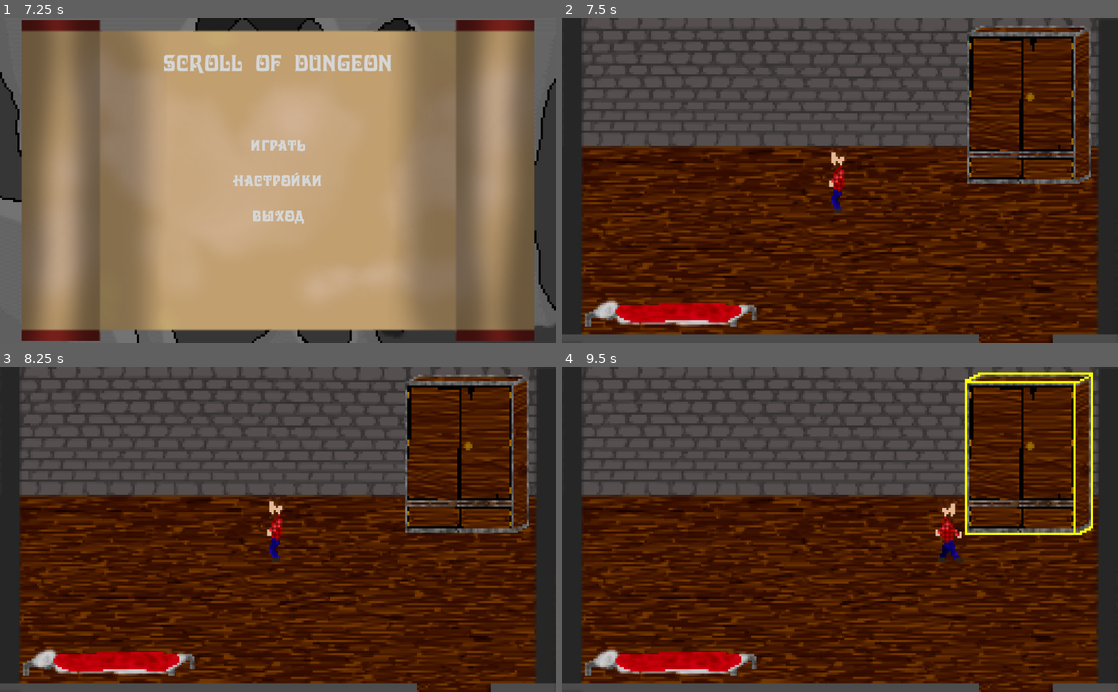
Above: before the commit, frames 1-4 (two rows, left to right).
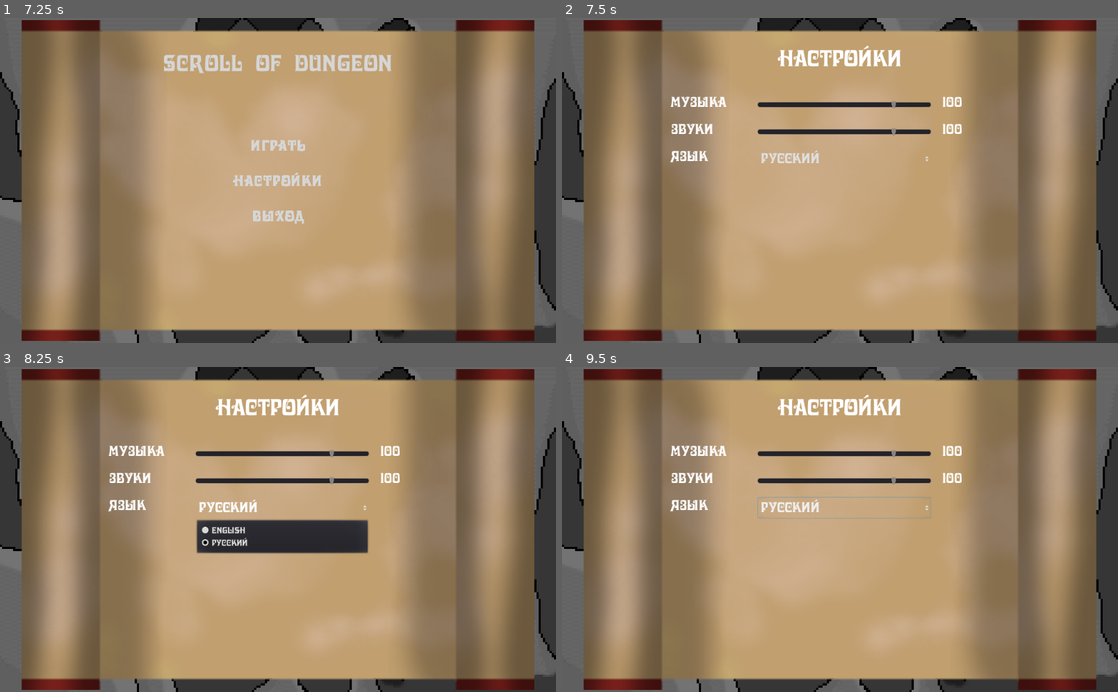
Above: after the commit, the same moments.

Repository: Befrimon/Scroll_of_Dungeon
Game: Godot game, scene res://scenes/Menu.tscn
The game is run twice, just before and just after one commit, with the same random seed, the same clock (stepped at 60 frames per second) and the same inputs.
Inputs (mouse positions are in pixels of both pictures, inside the frame that each line leads up to):
- Up to frame 1 (7.25 s): tap Enter at 0.5, 2, 3.5 s; move the mouse to (400, 164) at 0.52 s; hold D (right) 0.53-1.28 s; click (400, 164) at 0.67 s; tap Space at 1.25, 2.75, 4.25 s; move the mouse to (166, 196) at 1.27 s; hold S (down) 1.28-2.03 s; click (166, 196) at 1.42 s; move the mouse to (333, 109) at 2.02 s; hold D (right) 2.03-2.78 s; click (333, 109) at 2.17 s; move the mouse to (250, 245) at 2.77 s; hold W (up) 2.78-3.53 s; click (250, 245) at 2.92 s; move the mouse to (444, 229) at 3.52 s; hold A (left) 3.53-5.03 s; click (444, 229) at 3.67 s; move the mouse to (111, 131) at 4.27 s; click (111, 131) at 4.42 s; move the mouse to (305, 180) at 5.02 s; hold S (down) 5.03-5.78 s; click (305, 180) at 5.17 s; move the mouse to (194, 99) at 5.77 s; hold D (right) 5.78-6.53 s; click (194, 99) at 5.92 s; move the mouse to (400, 164) at 6.52 s; hold W (up) from 6.53 s (still down); click (400, 164) at 6.67 s
- Up to frame 2 (7.5 s): release W (up) at 7.25 s; click "Настройки" at 7.25 s
- Up to frame 3 (8.25 s): click (283, 506) at 8 s, where only the run after the commit has a clickable "Русский"
- Up to frame 4 (9.5 s): move the mouse to (728, 545) at 8.77 s; hold D (right) from 8.78 s (still down); click (728, 545) at 8.92 s

Frame 1 is identical in both runs. In frame 2, 94% of the frame differs, in the area x 0-100%, y 0-100%; in frame 3, 94%; in frame 4, 94%.

Commit message:
Update files Better languages load Add settings menu and sprites for it Update player functions Change .gitignore

Diff:
--- a/languages/eng.json
+++ b/languages/eng.json
@@ -1,8 +1,18 @@
 {
   "title": "English",
   "menu": {
-    "play": "Play",
-    "sett": "Settings",
-    "exit": "Exit"
+	"buttons": {
+	  "play": "Play",
+	  "sett": "Settings",
+	  "exit": "Exit"
+	}
+  },
+  "settings": {
+	"title": "Settings",
+	"labels": {
+	  "Music": "Music",
+	  "Sound": "Sounds",
+	  "Lang": "Language"
+	}
   }
 }
--- a/languages/rus.json
+++ b/languages/rus.json
@@ -1,8 +1,18 @@
 {
   "title": "Русский",
   "menu": {
-    "play": "Играть",
-    "sett": "Настройки",
-    "exit": "Выход"
+	"buttons": {
+	  "play": "Играть",
+	  "sett": "Настройки",
+	  "exit": "Выход"
+	}
+  },
+  "settings": {
+	"title": "Настройки",
+	"labels": {
+	  "Music": "Музыка",
+	  "Sound": "Звуки",
+	  "Lang": "Язык"
+	}
   }
 }
--- a/project.godot
+++ b/project.godot
@@ -100,7 +100,13 @@
 }
 open_inventory={
 "deadzone": 0.5,
-"events": [  ]
+"events": [ Object(InputEventKey,"resource_local_to_scene":false,"resource_name":"","device":0,"alt":false,"shift":false,"control":false,"meta":false,"command":false,"pressed":false,"scancode":69,"physical_scancode":0,"unicode":0,"echo":false,"script":null)
+ ]
+}
+interaction={
+"deadzone": 0.5,
+"events": [ Object(InputEventKey,"resource_local_to_scene":false,"resource_name":"","device":0,"alt":false,"shift":false,"control":false,"meta":false,"command":false,"pressed":false,"scancode":81,"physical_scancode":0,"unicode":0,"echo":false,"script":null)
+ ]
 }
 
 [physics]
--- a/scenes/Menu.tscn
+++ b/scenes/Menu.tscn
@@ -21,9 +21,6 @@
 custom_fonts/font = SubResource( 1 )
 text = "SCROLL OF DUNGEON"
 align = 1
-__meta__ = {
-"_edit_use_anchors_": false
-}
 
 [node name="Menu" type="Sprite" parent="."]
 position = Vector2( 512, 300 )
--- /dev/null
+++ b/scenes/Settings.tscn
@@ -0,0 +1,134 @@
+[gd_scene load_steps=14 format=2]
+
+[ext_resource path="res://images/backgrounds/menu.png" type="Texture" id=1]
+[ext_resource path="res://images/scroll/scroll_open_1.png" type="Texture" id=2]
+[ext_resource path="res://fonts/default.ttf" type="DynamicFontData" id=3]
+[ext_resource path="res://scripts/ItemBar.gd" type="Script" id=4]
+[ext_resource path="res://scripts/Settings.gd" type="Script" id=5]
+
+[sub_resource type="DynamicFont" id=1]
+size = 42
+font_data = ExtResource( 3 )
+
+[sub_resource type="DynamicFont" id=2]
+size = 26
+font_data = ExtResource( 3 )
+
+[sub_resource type="DynamicFont" id=7]
+size = 26
+font_data = ExtResource( 3 )
+
+[sub_resource type="DynamicFont" id=8]
+size = 26
+font_data = ExtResource( 3 )
+
+[sub_resource type="DynamicFont" id=3]
+size = 26
+font_data = ExtResource( 3 )
+
+[sub_resource type="DynamicFont" id=5]
+font_data = ExtResource( 3 )
+
+[sub_resource type="Theme" id=6]
+default_font = SubResource( 5 )
+
+[sub_resource type="DynamicFont" id=4]
+size = 26
+font_data = ExtResource( 3 )
+
+[node name="Settings" type="Control"]
+anchor_right = 1.0
+anchor_bottom = 1.0
+script = ExtResource( 5 )
+
+[node name="BackgroundItems" type="Node2D" parent="."]
+
+[node name="Cave" type="Sprite" parent="BackgroundItems"]
+position = Vector2( 512, 300 )
+texture = ExtResource( 1 )
+
+[node name="Scroll" type="Sprite" parent="BackgroundItems"]
+position = Vector2( 512, 300 )
+scale = Vector2( 4, 4 )
+texture = ExtResource( 2 )
+
+[node name="Title" type="Label" parent="BackgroundItems"]
+margin_top = 25.0
+margin_right = 1024.0
+margin_bottom = 125.0
+custom_fonts/font = SubResource( 1 )
+text = "Settings"
+align = 1
+valign = 1
+
+[node name="MusicEdit" type="Control" parent="."]
+margin_left = 200.0
+margin_top = 140.0
+margin_right = 240.0
+margin_bottom = 180.0
+
+[node name="Label" type="Label" parent="MusicEdit"]
+margin_right = 150.0
+margin_bottom = 40.0
+custom_fonts/font = SubResource( 2 )
+text = "Music"
+
+[node name="Slider" type="HSlider" parent="MusicEdit"]
+margin_left = 160.0
+margin_right = 480.0
+margin_bottom = 40.0
+
+[node name="Value" type="Label" parent="MusicEdit"]
+margin_left = 500.0
+margin_right = 540.0
+margin_bottom = 40.0
+custom_fonts/font = SubResource( 7 )
+text = "100"
+
+[node name="SoundEdit" type="Control" parent="."]
+margin_left = 200.0
+margin_top = 190.0
+margin_right = 240.0
+margin_bottom = 230.0
+
+[node name="Label" type="Label" parent="SoundEdit"]
+margin_right = 150.0
+margin_bottom = 40.0
+custom_fonts/font = SubResource( 2 )
+text = "Sound"
+
+[node name="Slider" type="HSlider" parent="SoundEdit"]
+margin_left = 160.0
+margin_right = 480.0
+margin_bottom = 40.0
+
+[node name="Value" type="Label" parent="SoundEdit"]
+margin_left = 500.0
+margin_right = 540.0
+margin_bottom = 40.0
+custom_fonts/font = SubResource( 8 )
+text = "100"
+
+[node name="LangEdit" type="Control" parent="."]
+margin_left = 200.0
+margin_top = 240.0
+margin_right = 240.0
+margin_bottom = 280.0
+
+[node name="Label" type="Label" parent="LangEdit"]
+margin_right = 150.0
+margin_bottom = 40.0
+custom_fonts/font = SubResource( 3 )
+text = "Language"
+
+[node name="ItemBar" type="OptionButton" parent="LangEdit"]
+margin_left = 160.0
+margin_right = 480.0
+margin_bottom = 40.0
+theme = SubResource( 6 )
+custom_fonts/font = SubResource( 4 )
+flat = true
+script = ExtResource( 4 )
+
+[connection signal="changed" from="MusicEdit/Slider" to="." method="_on_Music_changed"]
+[connection signal="changed" from="SoundEdit/Slider" to="." method="_on_Sound_changed"]
--- a/scenes/woodman_home.tscn
+++ b/scenes/woodman_home.tscn
@@ -38,6 +38,10 @@
 script = ExtResource( 4 )
 
 [node name="Background" type="Sprite" parent="."]
+position = Vector2( 512, 300 )
+texture = ExtResource( 1 )
+
+[node name="Background2" type="Sprite" parent="."]
 position = Vector2( 512, 300 )
 texture = ExtResource( 1 )
 
--- a/scripts/Button.gd
+++ b/scripts/Button.gd
@@ -4,35 +4,18 @@
 
 
 func generate(path, content, pos, size):
-	self.rect_position.x = pos[0] - size[0]/2
-	self.rect_position.y = pos[1] - size[1]/2
-	self.rect_size.x = size[0]
-	self.rect_size.y = size[1]
-
+	self.rect_position = Vector2(pos[0]-size[0]/2, pos[1]-size[1]/2)
+	self.rect_size = Vector2(size[0], size[1])
 	$TextLab.text = content
-	$TextLab.rect_size.x = size[0]
-	$TextLab.rect_size.y = size[1]
-
-	$image.position.x = size[0]/2
-	$image.position.y = size[1]/2
-	$image.scale.x = 2.25
-	$image.scale.y = 2.25
+	$TextLab.rect_size = Vector2(size[0], size[1])
+	$image.position = Vector2(size[0]/2, size[1]/2)
+	$image.scale = Vector2(2.25, 2.25)
 	$image.texture = load("res://images/buttons/"+path+"/static.png")
-
 	image_path = path
 
-
-func _mouse_entered():
-	$image.texture = load("res://images/buttons/"+image_path+"flow.png")
+func _on_Button_mouse_entered():
+			$image.texture = load("res://images/buttons/"+image_path+"/flow.png")
 
 
-func _input(event):
-	if event is InputEventMouseMotion:
-		var btn_pos = self.rect_position
-		var size = self.rect_size
-		var cur_pos = event.position
-		if btn_pos[0] <= cur_pos[0] and cur_pos[0] <= btn_pos[0]+size[0] and \
-		   btn_pos[1] <= cur_pos[1] and cur_pos[1] <= btn_pos[1]+size[1]:
-			$image.texture = load("res://images/buttons/"+image_path+"/flow.png")
-		else:
+func _on_Button_mouse_exited():
 			$image.texture = load("res://images/buttons/"+image_path+"/static.png")
--- a/scripts/Const.gd
+++ b/scripts/Const.gd
@@ -2,6 +2,8 @@
 
 var PARAMETERS = NAN
 var LANGUAGE = NAN
+var LANG_LIST = []
+var SELECT_LANG = -1
 
 var lamp_count = 0
 
--- a/scripts/Functions.gd
+++ b/scripts/Functions.gd
@@ -2,8 +2,30 @@
 
 
 func _ready():
+	var lang_id = 0
 	Const.PARAMETERS = read_json("res://data/parameters.json")
 	Const.LANGUAGE = read_json("res://languages/"+Const.PARAMETERS["language"]+".json")
+	for file in open_dir("res://languages")["files"]:
+		if file.substr(0, 3) == Const.PARAMETERS["language"]: Const.SELECT_LANG = lang_id
+		lang_id += 1
+		var lang = read_json("res://languages/"+file)
+		Const.LANG_LIST.append(lang["title"])
+
+
+func open_dir(path):
+	var dir = Directory.new()
+	var res = {
+		"dirs": [],
+		"files": []
+	}
+	dir.open(path)
+	dir.list_dir_begin()
+	var file_name = dir.get_next()
+	while file_name != "":
+		if dir.current_is_dir(): res["dirs"].append(file_name)
+		else: res["files"].append(file_name)
+		file_name = dir.get_next()
+	return res
 
 
 func _process(delta):
--- /dev/null
+++ b/scripts/ItemBar.gd
@@ -0,0 +1,7 @@
+extends OptionButton
+
+
+func _ready():
+	for item in range(len(Const.LANG_LIST)):
+		self.add_item(Const.LANG_LIST[item], item)
+	self.selected = Const.SELECT_LANG
--- a/scripts/Menu.gd
+++ b/scripts/Menu.gd
@@ -14,17 +14,20 @@
 	self.move_child($Label, 3)
 	var menu_data = Const.LANGUAGE["menu"]
 	var y_pos = 235
-	for btn in menu_data:
+	for btn in menu_data["buttons"]:
 		var button = load("res://sprites/Button.tscn").instance()
-		button.generate("menu", menu_data[btn], [512, y_pos], [210, 30])
-		button.connect("pressed", self, "to_game")
+		button.generate("menu", menu_data["buttons"][btn], [512, y_pos], [210, 30])
+		button.connect("pressed", self, "to_"+btn)
 		self.add_child(button)
 		y_pos += 65
 
 
-func to_game():
+func to_play():
 	get_tree().change_scene("res://scenes/woodman_home.tscn")
-
+func to_sett():
+	get_tree().change_scene("res://scenes/Settings.tscn")
+func to_exit():
+	get_tree().quit()
 
 func _process(delta):
 	show_timeout -= delta
--- /dev/null
+++ b/scripts/Settings.gd
@@ -0,0 +1,17 @@
+extends Control
+
+
+func _ready():
+	var sett_data = Const.LANGUAGE["settings"]
+	$BackgroundItems/Title.text = sett_data["title"]
+	for lab in sett_data["labels"]:
+		var node = self.find_node(lab+"Edit").find_node("Label")
+		node.text = sett_data["labels"][lab]
+	$MusicEdit/Slider.value = Const.PARAMETERS["music"]
+	$SoundEdit/Slider.value = Const.PARAMETERS["volume"]
+
+
+func _on_Music_changed():
+	$MusicEdit/Value.text = str(int($MusicEdit/Slider.value))
+func _on_Sound_changed():
+	$SoundEdit/Value.text = str(int($SoundEdit/Slider.value))
--- a/sprites/Button.tscn
+++ b/sprites/Button.tscn
@@ -16,14 +16,11 @@
 [node name="Button" type="Button"]
 margin_right = 12.0
 margin_bottom = 20.0
+custom_colors/font_color_disabled = Color( 0.843137, 0.843137, 0.843137, 1 )
 custom_fonts/font = SubResource( 1 )
-custom_colors/font_color_disabled = Color( 0.843137, 0.843137, 0.843137, 1 )
 flat = true
 expand_icon = true
 script = ExtResource( 1 )
-__meta__ = {
-"_edit_use_anchors_": false
-}
 
 [node name="image" type="Sprite" parent="."]
 texture = ExtResource( 3 )
@@ -31,6 +28,9 @@
 [node name="TextLab" type="Label" parent="."]
 margin_right = 40.0
 margin_bottom = 14.0
+custom_colors/font_color = Color( 0.843137, 0.843137, 0.843137, 1 )
 custom_fonts/font = SubResource( 2 )
-custom_colors/font_color = Color( 0.843137, 0.843137, 0.843137, 1 )
 align = 1
+
+[connection signal="mouse_entered" from="." to="." method="_on_Button_mouse_entered"]
+[connection signal="mouse_exited" from="." to="." method="_on_Button_mouse_exited"]
Not shown, changed: .gitignore
